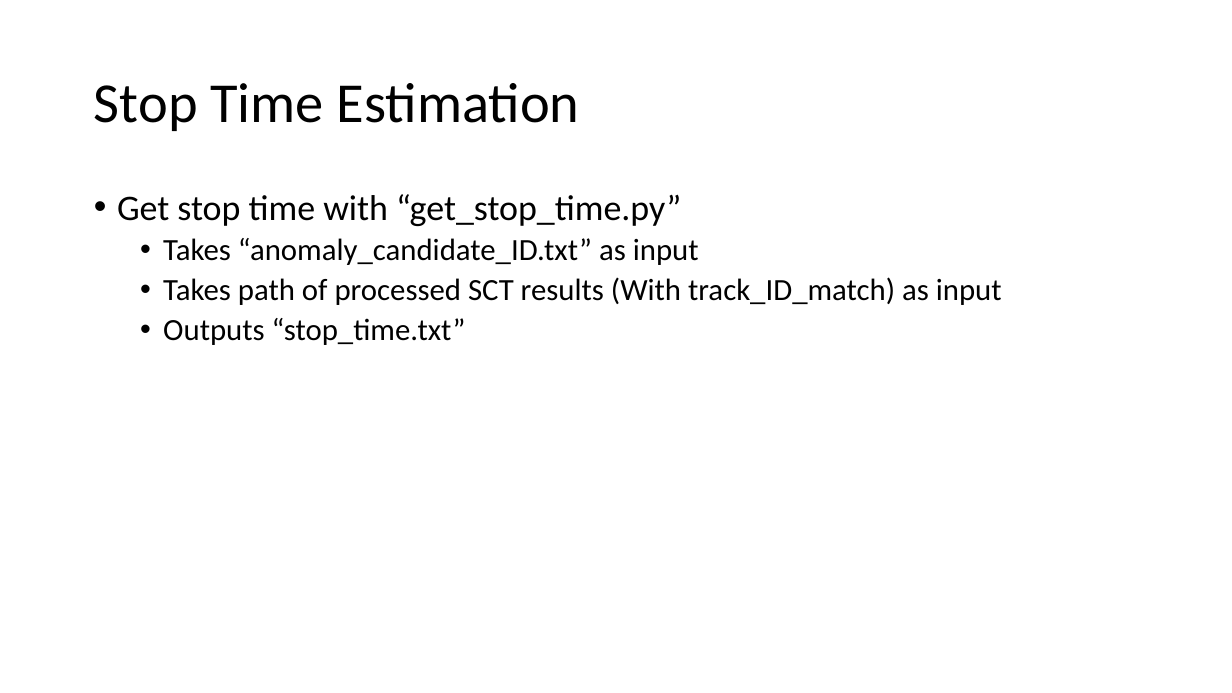
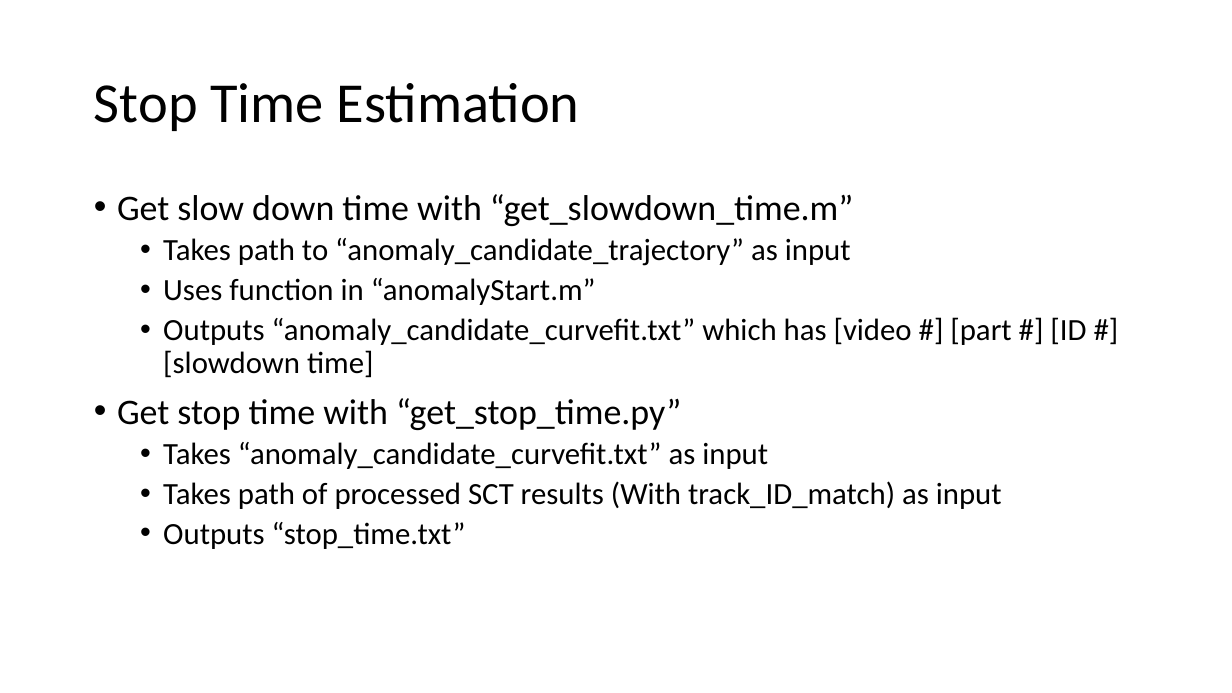
Before and after one commit to ipl-uw/2019-CVPR-AIC-Track-3-UWIPL, a slide deck: slide 3 of time decision/time decision functions usage.pptx. Drawn at 1232x693 pixels with LibreOffice and Linux fonts; fonts in the diff are those of the drawing. Boxes give left, top, right and bottom in pixels: in the first picture for what was removed or moved away, otherwise in the second. Text is boxed around its words. In the diff, an @@ line names an element or a change of style, - is before the commit and + after.

Commit message:
Update code for Gaoang's two step approach to getting stop time

```diff
--- a/time decision/time decision functions usage.pptx
+++ b/time decision/time decision functions usage.pptx
@@ text at bbox=[117, 194, 1086, 378]: paragraphs added @@
+• Get slow down time with “get_slowdown_time.m”
+  • Takes path to “anomaly_candidate_trajectory” as input
+  • Uses function in “anomalyStart.m”
+  • Outputs “anomaly_candidate_curvefit.txt” which has [video #] [part #] [ID #] [slowdown time]
@@ text at bbox=[163, 442, 768, 469]: text changed @@
-  • Takes “anomaly_candidate_ID.txt” as input
+  • Takes “anomaly_candidate_curvefit.txt” as input
```
Also in this commit, not shown: 2 other slides changed, 4 other files.
